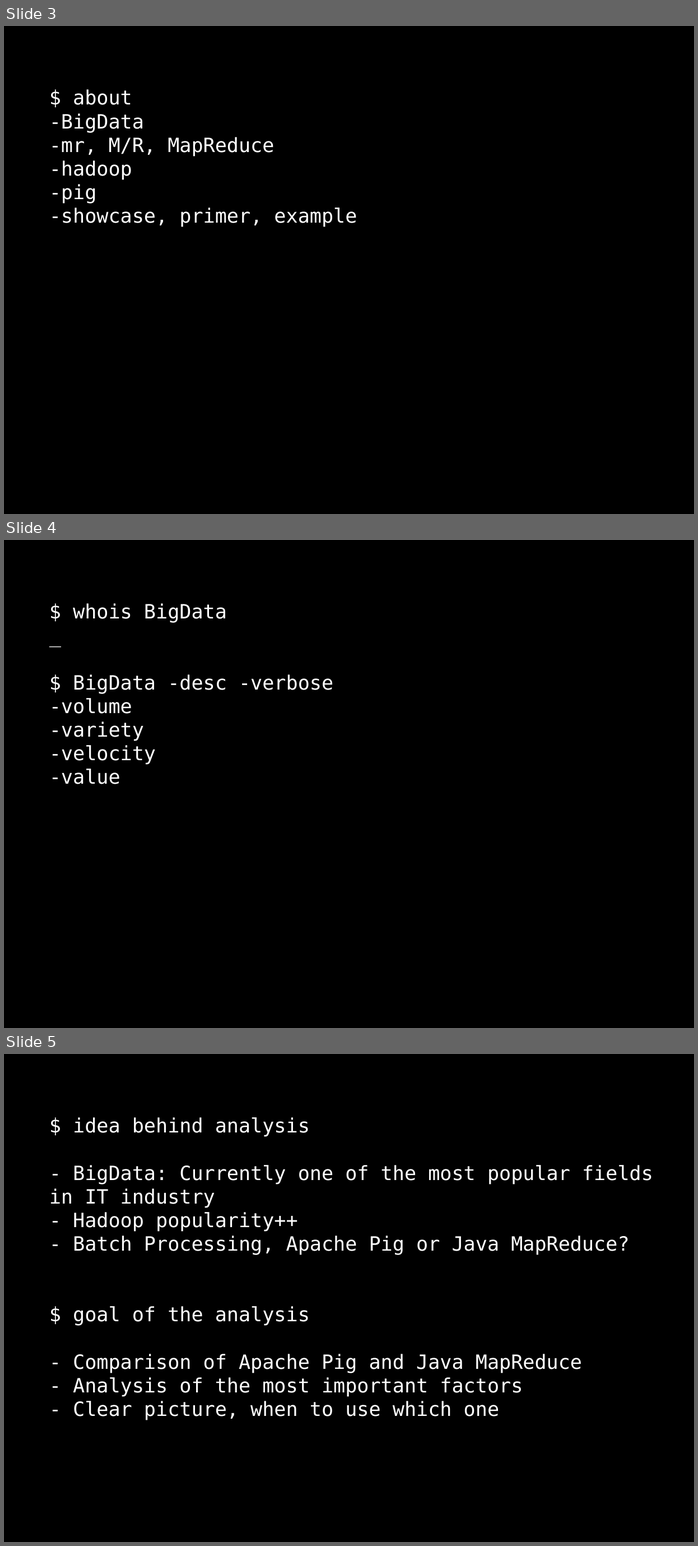
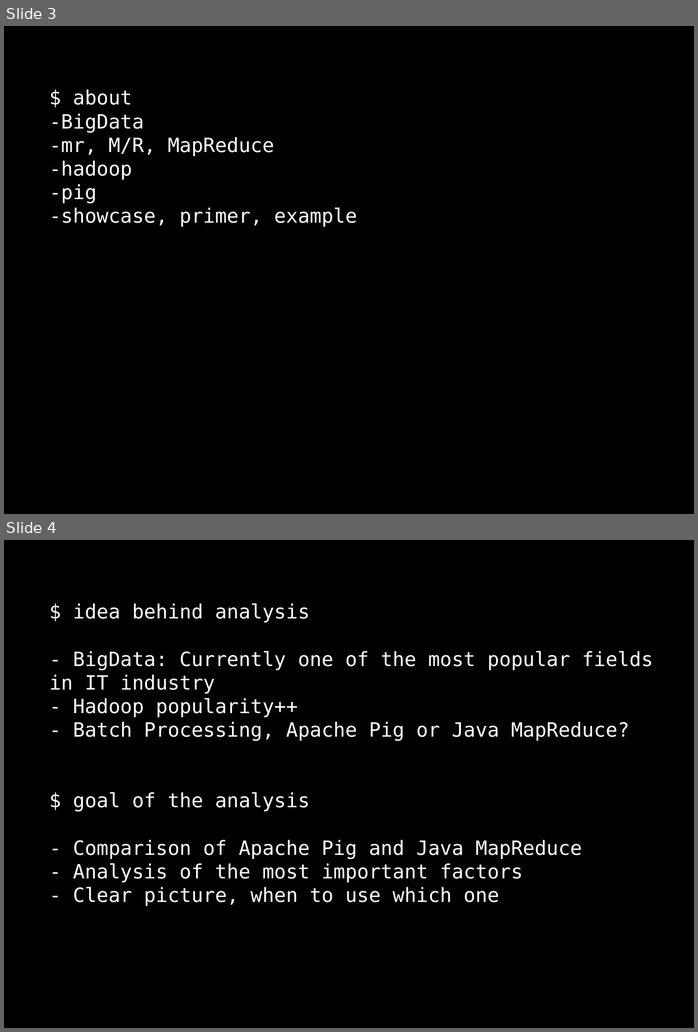
Before and after one commit to dzamurovic/coding-serbia-2014, a slide deck: coding-serbia.pptx. Shown one above the other, each under a label of ours: slides 3, 4 and 5 before the commit, slides 3 and 4 after it. The pictures are 698x1546 and 698x1032 pixels, drawn with LibreOffice and Linux fonts; fonts in the diff are those of the drawing. Boxes give left, top, right and bottom in pixels: in the first picture for what was removed or moved away, otherwise in the second. Text is boxed around its words. In the diff, an @@ line names an element or a change of style, - is before the commit and + after.

Commit message:
Removing slides.

```diff
--- a/coding-serbia.pptx
+++ b/coding-serbia.pptx
@@ slide 4 removed at (x1=4, y1=540, x2=694, y2=1028), background #000000 @@
@@ rectangle removed at (x1=38, y1=594, x2=665, y2=796) @@
-$ whois BigData
-_
-$ BigData -desc -verbose
--volume
--variety
--velocity
--value
@@ what was slide 5 is now slide 4 @@
```
